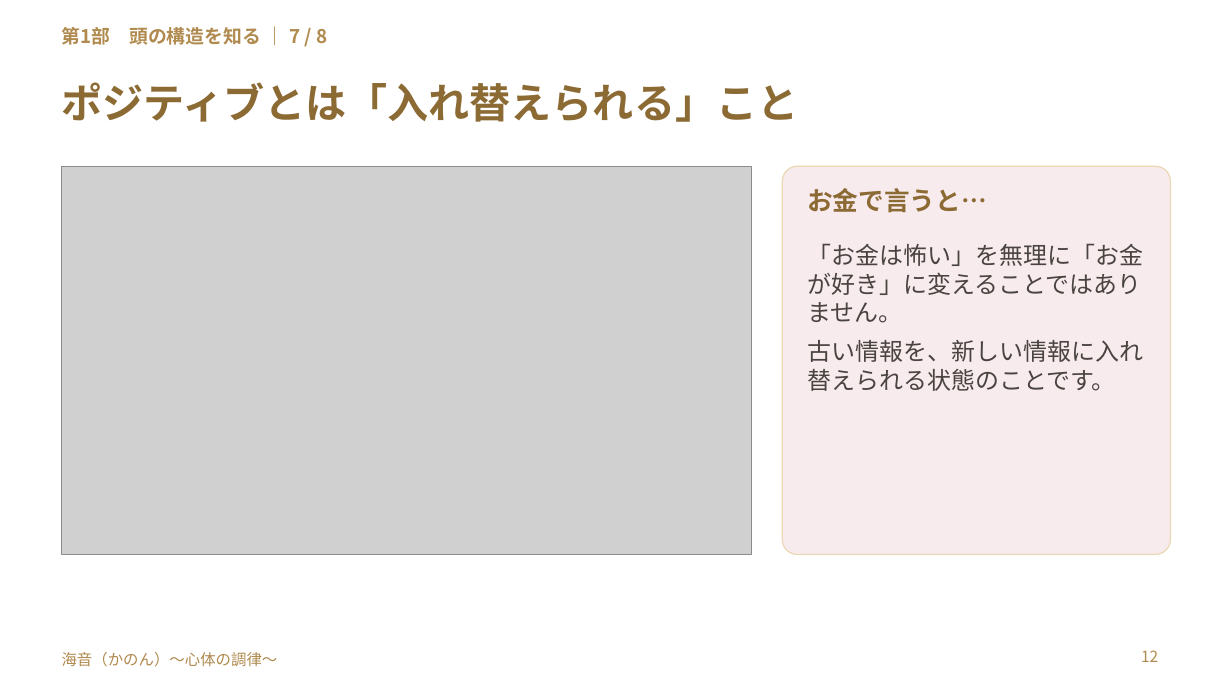
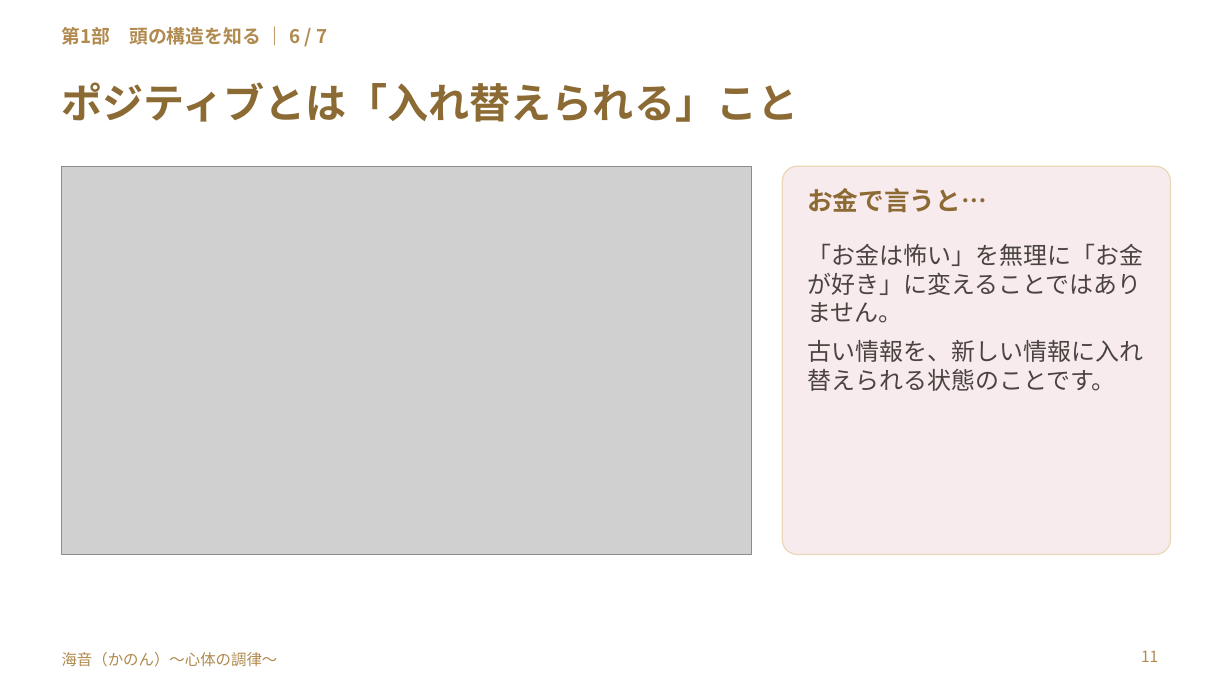
Before and after one commit to y-takahashi-cmd/MyBrain, a slide deck: slide 11 of 20_Projects/海音_心体の調律/単発/仁部あきえさん/20261028_仁部あきえさん_お金のブロック単発セッション.pptx (slide 12 before the commit). Drawn at 1232x693 pixels with LibreOffice and Linux fonts; fonts in the diff are those of the drawing; grey boxes stand for pictures. Boxes give left, top, right and bottom in pixels: in the first picture for what was removed or moved away, otherwise in the second. Text is boxed around its words. In the diff, an @@ line names an element or a change of style, - is before the commit and + after.

```diff
--- a/20_Projects/海音_心体の調律/単発/仁部あきえさん/20261028_仁部あきえさん_お金のブロック単発セッション.pptx
+++ b/20_Projects/海音_心体の調律/単発/仁部あきえさん/20261028_仁部あきえさん_お金のブロック単発セッション.pptx
@@ text at <box>62,27,327,45</box>: text changed @@
-第1部 頭の構造を知る ｜ 7 / 8
+第1部 頭の構造を知る ｜ 6 / 7
@@ page number at <box>1141,650,1158,662</box>: text changed @@
-12
+11
```
Also in this commit, not shown: 16 other slides changed, 7 slides added, 6 slides removed.
